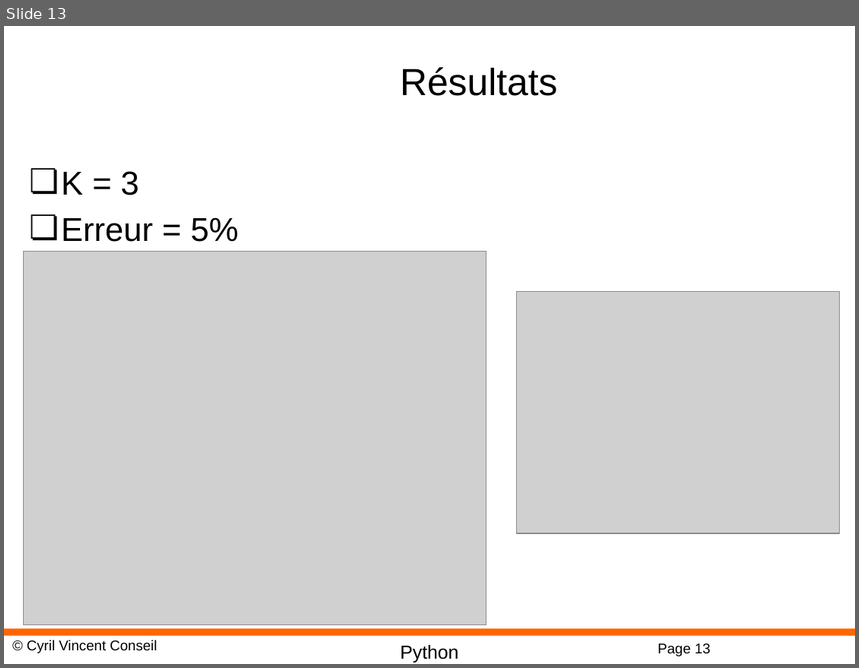
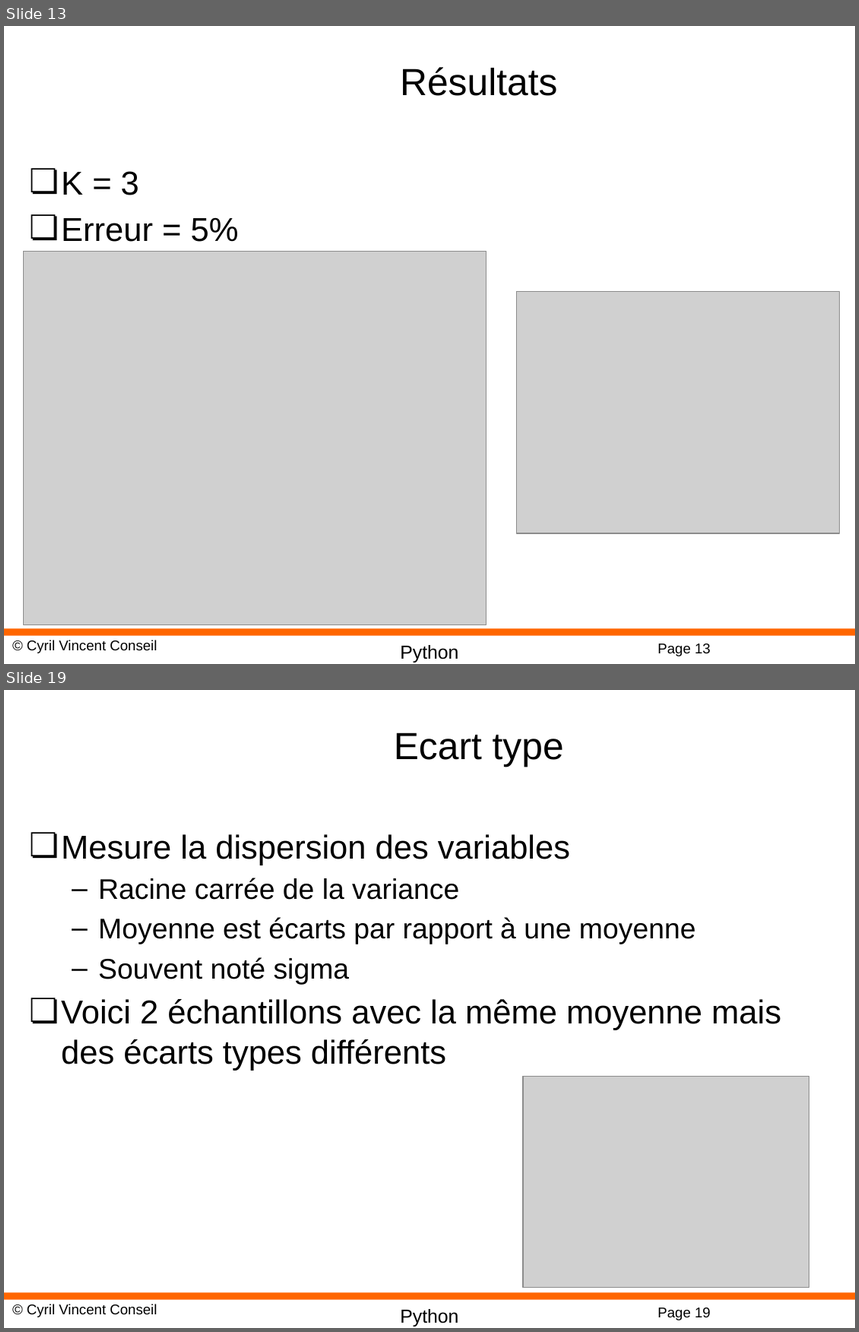
Before and after one commit to cyrilvincent/ML, a slide deck: PPT/MachineLearning14-KNN.pptx. Shown one above the other, each under a label of ours: slide 13 before the commit, slides 13 and 19 after it; the slides between them are not shown. The pictures are 859x668 and 859x1332 pixels, drawn with LibreOffice and Linux fonts; fonts in the diff are those of the drawing; grey boxes stand for pictures; background and template pictures are left out. Boxes give left, top, right and bottom in pixels: in the first picture for what was removed or moved away, otherwise in the second. Text is boxed around its words. In the diff, an @@ line names an element or a change of style, - is before the commit and + after.

```diff
--- a/PPT/MachineLearning14-KNN.pptx
+++ b/PPT/MachineLearning14-KNN.pptx
@@ slide 19 added at <box>4,690,855,1328</box>, background #FFFFFF; not listed: 4 template elements that a slide beside it also shows @@
@@ title added at <box>394,733,564,767</box>, 32 pt, text #000000 @@
+Ecart type
@@ text added at <box>61,834,781,1071</box>, 28 pt, text #000000 @@
+❏ Mesure la dispersion des variables
+  – Racine carrée de la variance
+  – Moyenne est écarts par rapport à une moyenne
+  – Souvent noté sigma
+❏ Voici 2 échantillons avec la même moyenne mais des écarts types différents
@@ picture added at <box>523,1076,810,1288</box> @@
```
Also in this commit, not shown: 12 other slides added, 2 other files.
